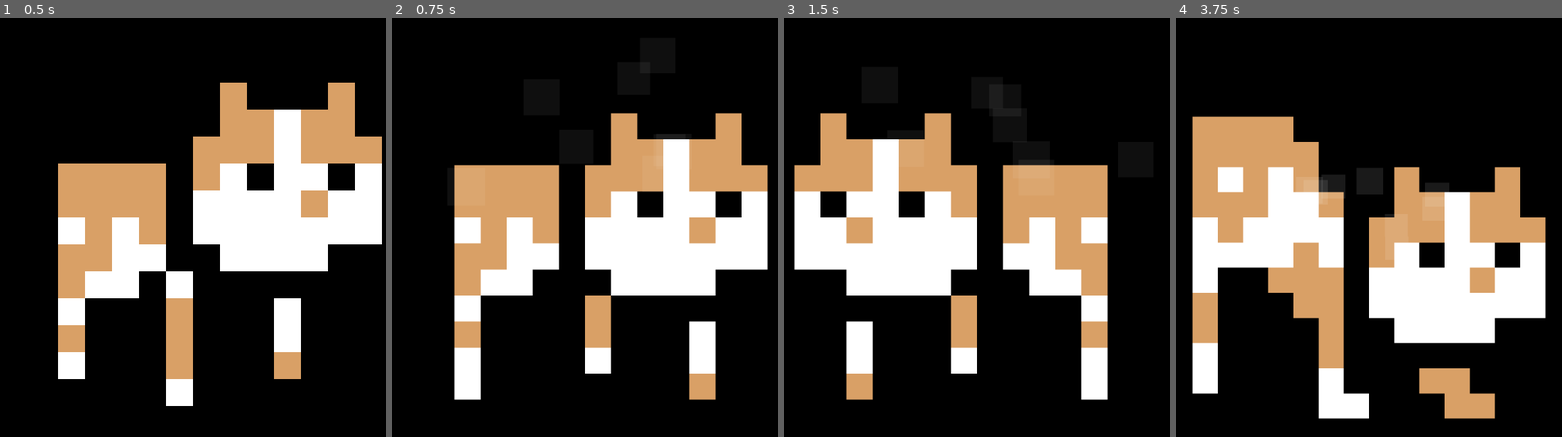
Above: before the commit, frames 1-4 (left to right).
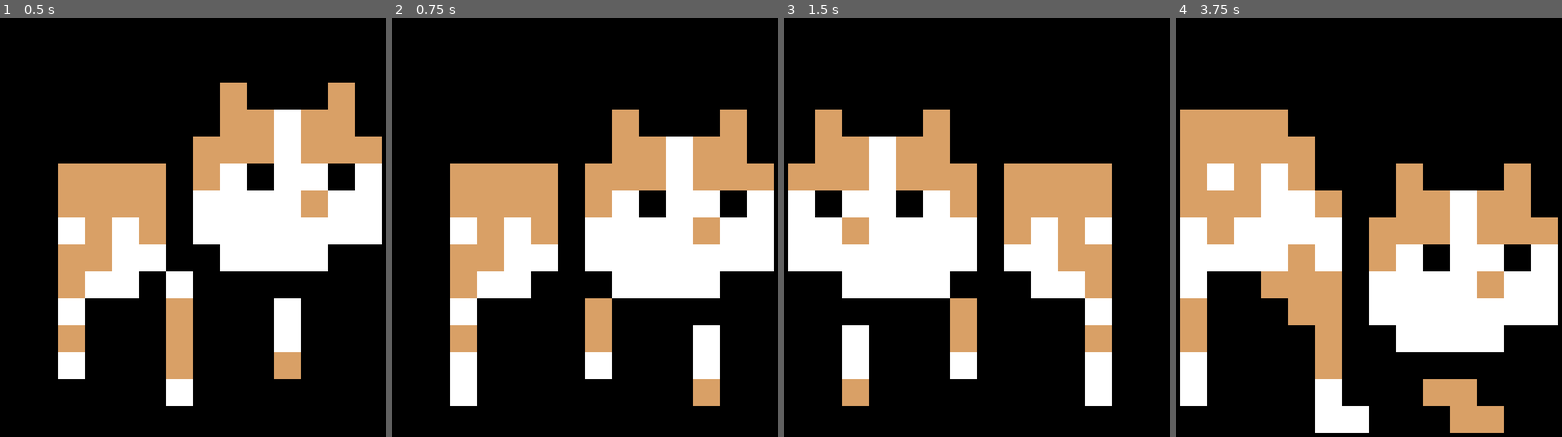
Above: after the commit, the same moments.

Repository: CharlieTheCatMeow/CharliePet
Game: Godot game, scene res://Scenes/main.tscn
The game is run twice, just before and just after one commit, with the same random seed, the same clock (stepped at 60 frames per second) and the same inputs.
Inputs (mouse positions are in pixels of both pictures, inside the frame that each line leads up to):
- Up to frame 1 (0.5 s): no input
- Up to frame 2 (0.75 s): tap Enter at 0.5 s; drag from (585, 219) to (639, 97) at 0.52 s
- Up to frame 3 (1.5 s): tap Space at 1.25 s; drag from (868, 244) to (977, 219) at 1.27 s
- Up to frame 4 (3.75 s): move the mouse to (1423, 97) at 2.02 s; hold Right 2.03-2.75 s; tap Alt at 2.1, 3.6 s; click (1423, 97) at 2.17 s; drag from (1341, 323) to (1206, 135) at 2.77 s; move the mouse to (1531, 298) at 3.52 s; hold Left from 3.53 s (still down); click (1531, 298) at 3.67 s

Frame 1 is identical in both runs. In frame 2, 5.2% of the frame differs, in the area x 15-99%, y 10-93%; in frame 3, 5.4%; in frame 4, 14%, in the area x 1-99%, y 21-100%.

Commit message:
Fix dragging

Diff:
--- a/Scenes/main.tscn
+++ b/Scenes/main.tscn
@@ -402,7 +402,7 @@
 "duration": 1.0,
 "texture": SubResource("AtlasTexture_gsvbx")
 }],
-"loop": 1,
+"loop": 0,
 "name": &"Wake_up",
 "speed": 5.0
 }, {
@@ -436,7 +436,7 @@
 position = Vector2(100, 100)
 scale = Vector2(10, 10)
 sprite_frames = SubResource("SpriteFrames_6p6qw")
-animation = &"Idle"
+animation = &"Go_to_sleep"
 
 [node name="Area2D" type="Area2D" parent="." unique_id=242710745]
 position = Vector2(100, 100)
--- a/Scripts/main.gd
+++ b/Scripts/main.gd
@@ -9,8 +9,12 @@
 var idle_cooldown = 0
 var is_idling = false
 
+const DRAG_THRESHOLD = 6.0
 var is_dragging = false
 var drag_offset = Vector2()
+
+var is_pressed = false
+var press_mouse_pos = Vector2()
 
 var mouse_no_movement = false
 var mouse_no_movement_timer = 8.0
@@ -44,10 +48,12 @@
 	area.input_event.connect(_on_area_input)
 
 func _physics_process(delta: float) -> void:
-	if is_dragging:
+	if is_pressed:
 		var mouse_pos = Vector2(DisplayServer.mouse_get_position())
-		var new_win_pos = mouse_pos - drag_offset
-		DisplayServer.window_set_position(Vector2i(new_win_pos))
+		if mouse_pos.distance_to(press_mouse_pos) > 6:
+			is_dragging = true
+		if is_dragging:
+			DisplayServer.window_set_position(Vector2i(mouse_pos - drag_offset))
 		return
 
 	mouse_position = Vector2(DisplayServer.mouse_get_position())
@@ -179,10 +185,8 @@
 func _on_area_input(_viewport, event, _shape_idx):
 	if event is InputEventMouseButton and event.button_index == MOUSE_BUTTON_LEFT:
 		if event.pressed:
-			pop_animation()
-			pet_sit = !pet_sit
-			speed = 0
-			is_dragging = true
+			is_pressed = true
+			press_mouse_pos = Vector2(DisplayServer.mouse_get_position())
 			if is_going_to_sleep:
 				is_going_to_sleep = false
 				is_sleeping = false
@@ -195,7 +199,12 @@
 			var win_pos = Vector2(DisplayServer.window_get_position())
 			drag_offset = mouse_pos - win_pos
 		else:
+			if is_pressed and not is_dragging:
+				pop_animation()
+				pet_sit = !pet_sit
+				speed = 0
 			is_dragging = false
+			is_pressed = false
 
 func pop_animation() -> void:
 	var tween = create_tween()
